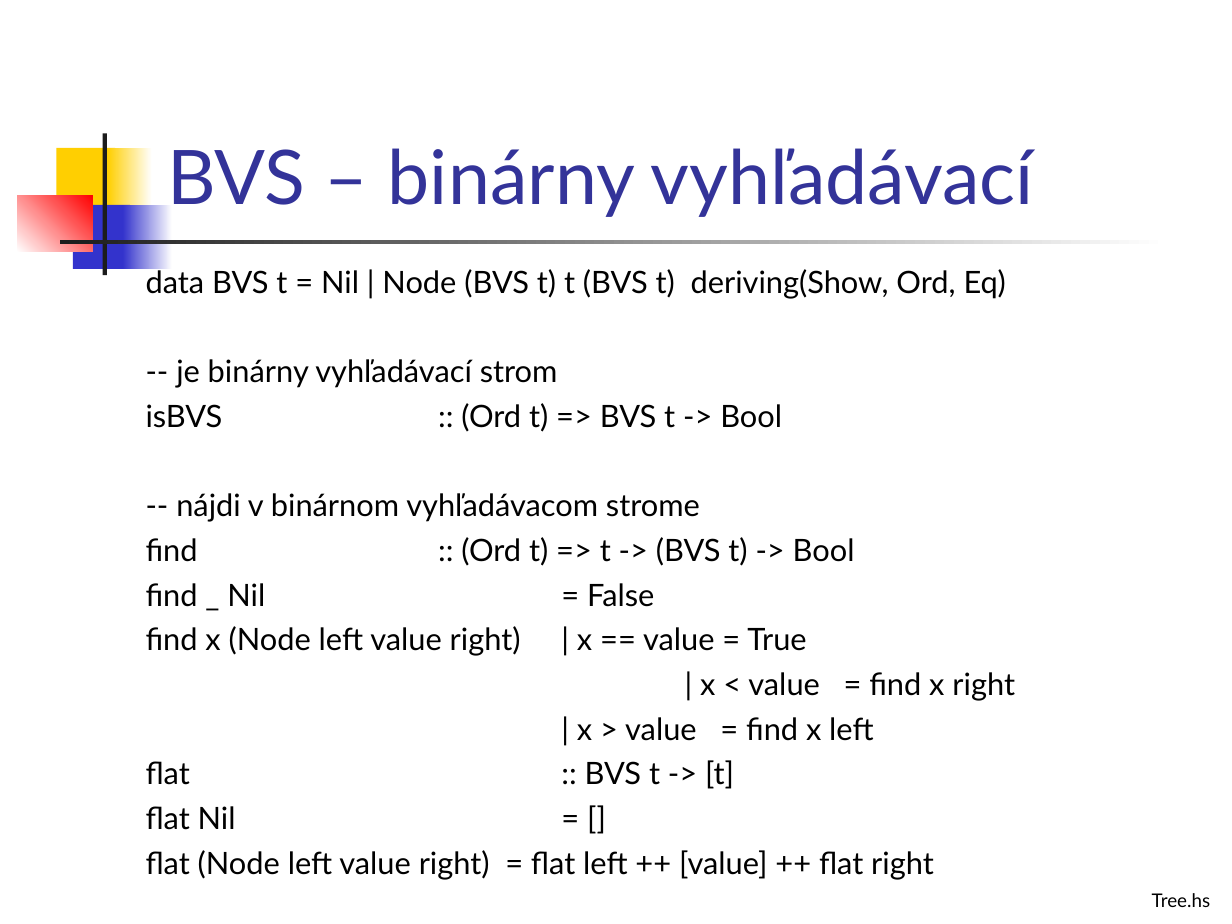
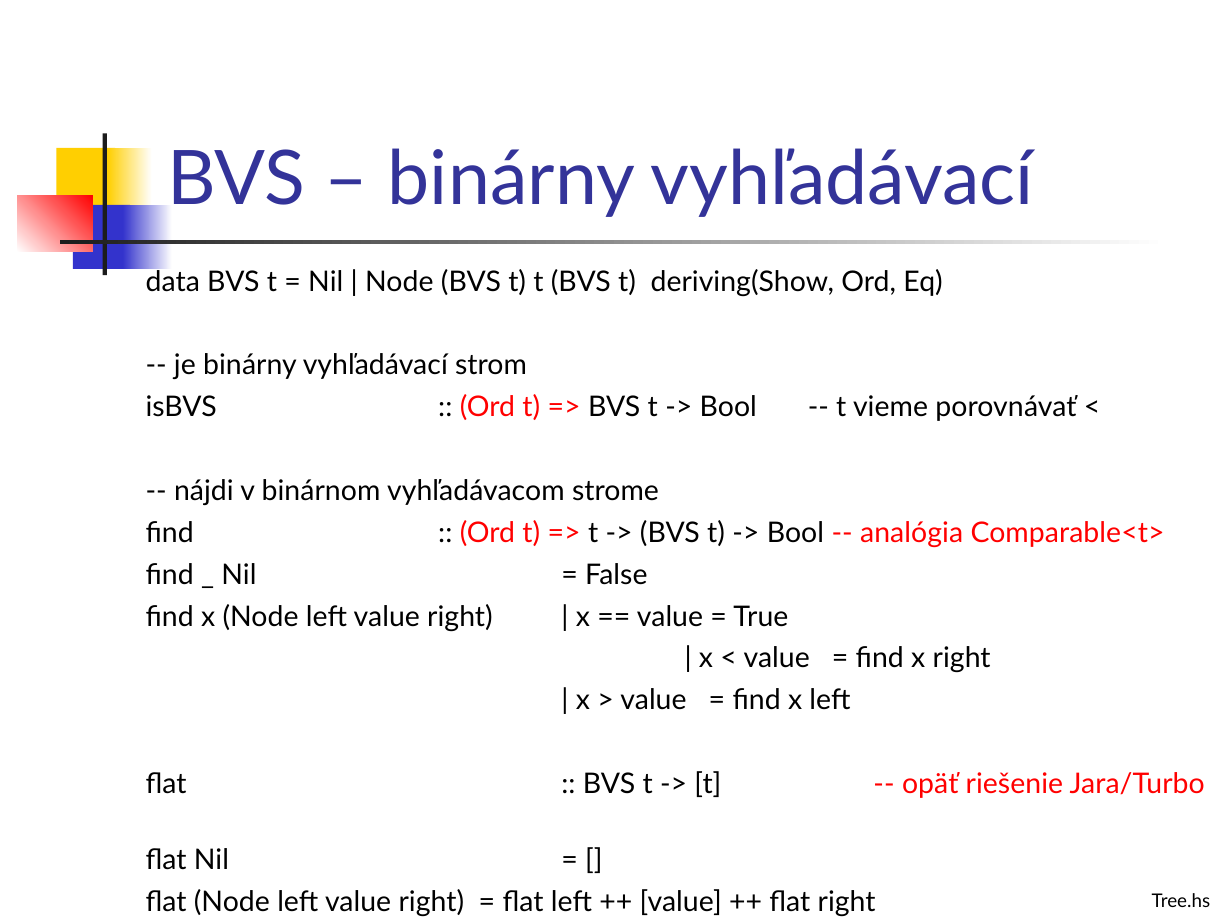
Before and after one commit to Funkcionalne/Prednasky, a slide deck: slide 31 of 02/02_fpro.ppt (slide 26 before the commit). Drawn at 1232x924 pixels with LibreOffice and Linux fonts; fonts in the diff are those of the drawing. Boxes give left, top, right and bottom in pixels: in the first picture for what was removed or moved away, otherwise in the second. Text is boxed around its words. In the diff, an @@ line names an element or a change of style, - is before the commit and + after.

```diff
--- a/02/02_fpro.ppt
+++ b/02/02_fpro.ppt
@@ text at <box>146,266,991,916</box>: size 18 to 16.6 pt in "data BVS t = Nil | Node ...", "-- je binárny vyhľadávací strom", "-- nájdi v binárnom vyhľadávacom strome", "find _ Nil = False" and 5 more places @@
@@ text at <box>146,394,1076,421</box>: text changed; size 18 to 16.6 pt @@
-isBVS :: (Ord t) => BVS t -> Bool
+isBVS :: (Ord t) => BVS t -> Bool -- t vieme porovnávať <
@@ text at <box>146,520,1165,547</box>: text changed; size 18 to 16.6 pt; text colour #000000 to #FF0000 @@
-find :: (Ord t) => t -> (BVS t) -> Bool
+find :: (Ord t) => t -> (BVS t) -> Bool -- analógia Comparable<t>
@@ text at <box>146,771,1205,798</box>: text changed; size 18 to 16.6 pt; text colour #000000 to #FF0000 @@
-flat :: BVS t -> [t]
+flat :: BVS t -> [t] -- opäť riešenie Jara/Turbo
```
Also in this commit, not shown: 7 other slides changed, 5 slides added, 8 other files.
